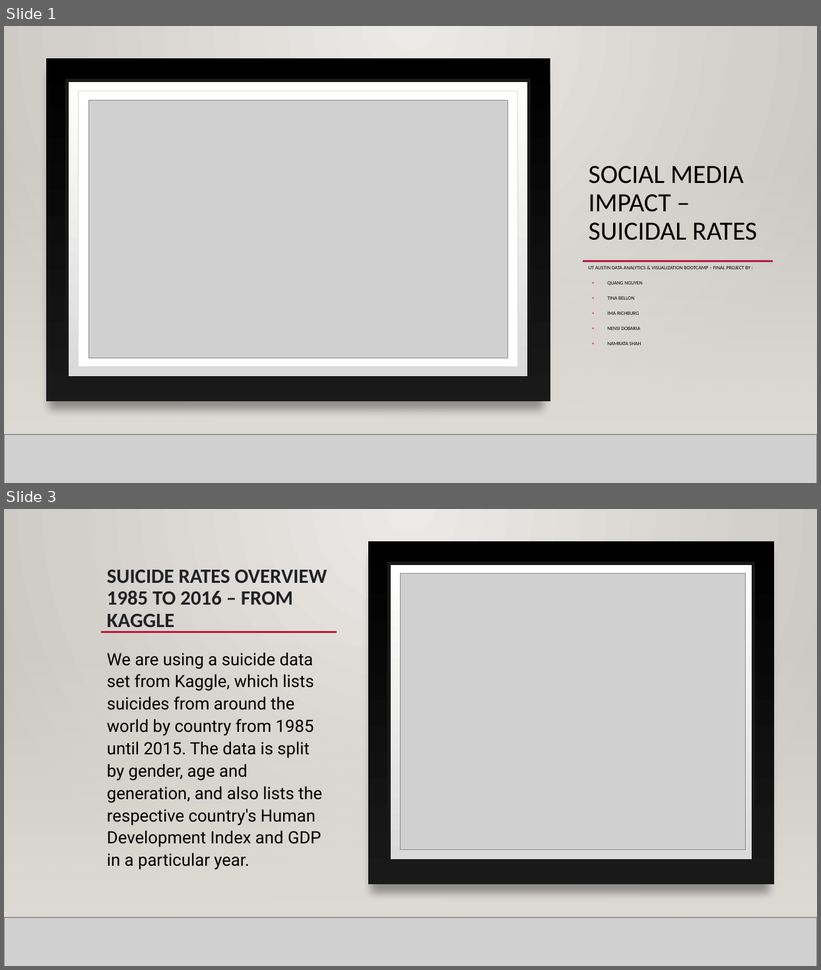
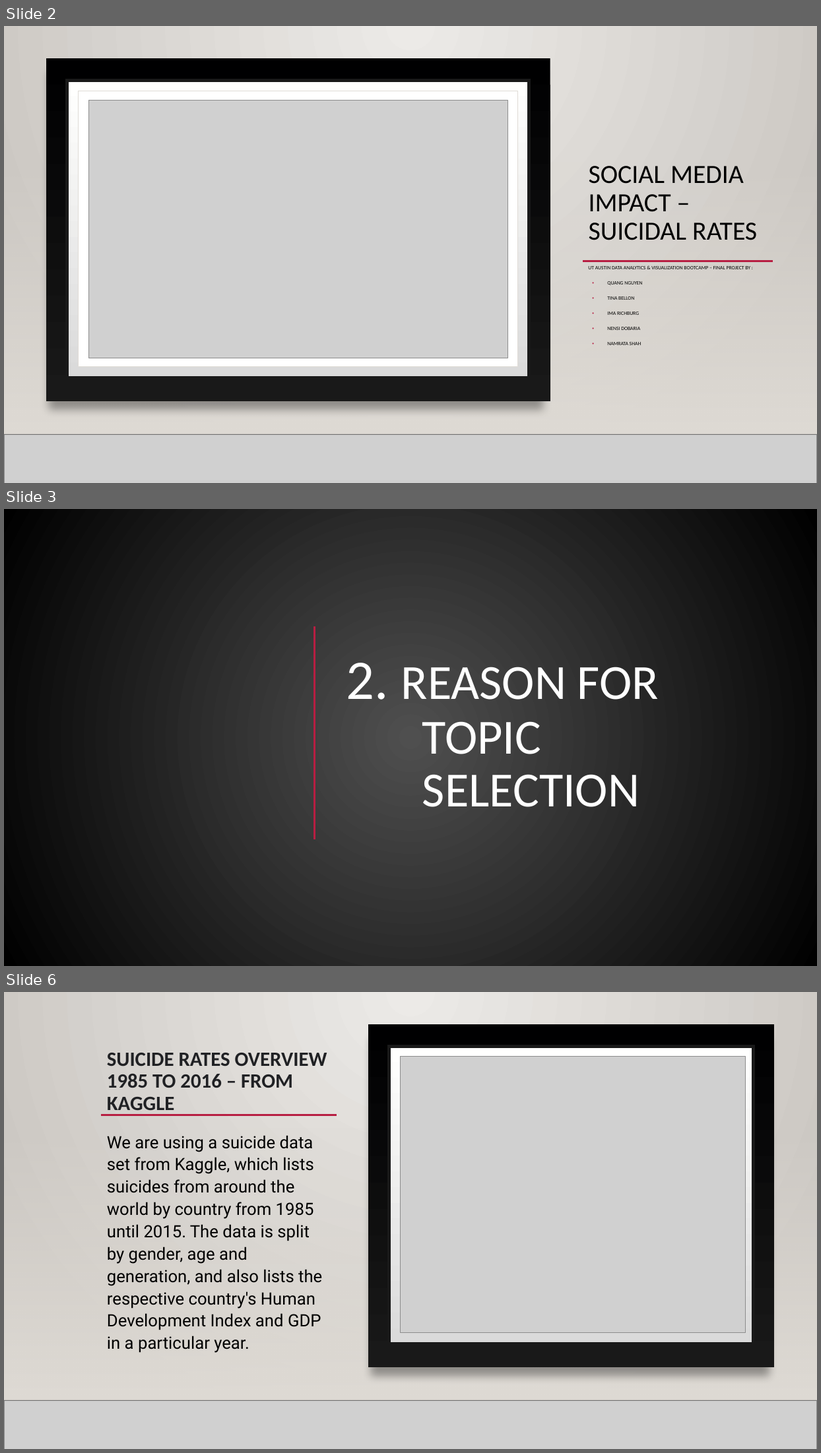
Before and after one commit to NensiH/Social_media_impact, a slide deck: Presentation/Social Media Impact_final_ppt.pptx. Shown one above the other, each under a label of ours: slides 1 and 3 before the commit, slides 2, 3 and 6 after it; the slides between them are not shown. The pictures are 821x970 and 821x1453 pixels, drawn with LibreOffice and Linux fonts; fonts in the diff are those of the drawing; grey boxes stand for pictures; background and template pictures are left out. Boxes give left, top, right and bottom in pixels: in the first picture for what was removed or moved away, otherwise in the second. Text is boxed around its words. In the diff, an @@ line names an element or a change of style, - is before the commit and + after.

```diff
--- a/Presentation/Social Media Impact_final_ppt.pptx
+++ b/Presentation/Social Media Impact_final_ppt.pptx
@@ slide 3 added at (4,509,817,966), background gradient #505050 to #000000; not listed: 2 template elements that a slide beside it also shows @@
@@ rectangle added at (4,509,817,966), fill gradient #505050 to #000000 @@
@@ line added from (314, 626) to (314, 840), #B71E42 2.75 pt @@
@@ rectangle added at (4,644,817,918), fill gradient #454545 @@
@@ rectangle added at (4,644,817,918), fill gradient #454545 @@
@@ title added at (346,663,659,807), 58 pt, text #FFFFFF @@
+2. REASON FOR TOPIC SELECTION
@@ line added from (165, 745) to (741, 745), #B71E42 2.5 pt @@
@@ picture added at (4,918,817,966) @@
@@ line added from (4, 918) to (817, 918), #000001 1 pt @@
@@ what was slide 1 is now slide 2 @@
@@ what was slide 3 is now slide 6 @@
```
Also in this commit, not shown: 5 slides changed, 12 other slides added, 1 other file.
